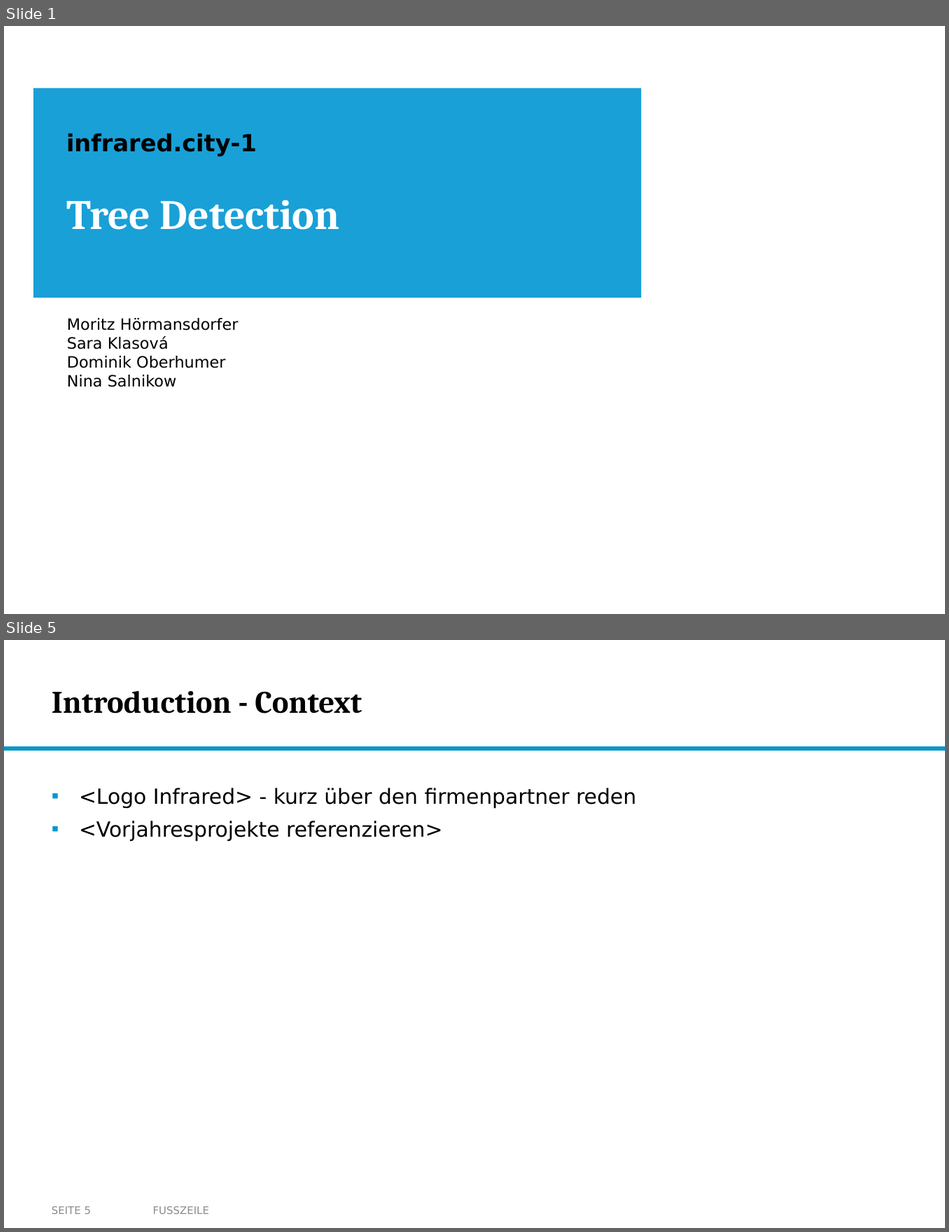
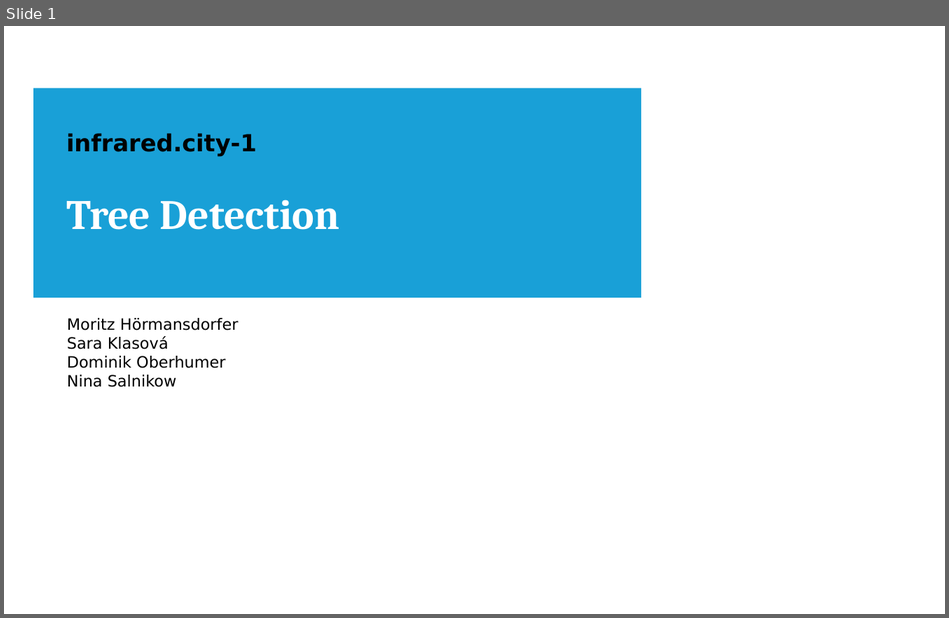
Before and after one commit to nikmaster/wu_dslab_infrared-city, a slide deck: deliverables/3b. intermediate slides/Intermediate Slides.pptx. Shown one above the other, each under a label of ours: slides 1 and 5 before the commit, slide 1 after it; the slides between them are not shown. The pictures are 949x1232 and 949x618 pixels, drawn with LibreOffice and Linux fonts; fonts in the diff are those of the drawing; background and template pictures are left out. Boxes give left, top, right and bottom in pixels: in the first picture for what was removed or moved away, otherwise in the second. Text is boxed around its words. In the diff, an @@ line names an element or a change of style, - is before the commit and + after.

```diff
--- a/deliverables/3b. intermediate slides/Intermediate Slides.pptx
+++ b/deliverables/3b. intermediate slides/Intermediate Slides.pptx
@@ slide 5 removed at [4, 640, 945, 1228], background #FFFFFF @@
@@ title removed at [52, 691, 362, 714] @@
-Introduction - Context
@@ rectangle removed at [4, 747, 945, 750] @@
@@ text removed at [79, 788, 636, 842] @@
-▪ <Logo Infrared> - kurz über den firmenpartner reden
-▪ <Vorjahresprojekte referenzieren>
@@ page number removed at [52, 1206, 91, 1214] @@
-SEITE 5
@@ text removed at [153, 1206, 209, 1214] @@
-FUSSZEILE
```
Also in this commit, not shown: 10 slides changed, 3 slides added, 3 other slides removed.
